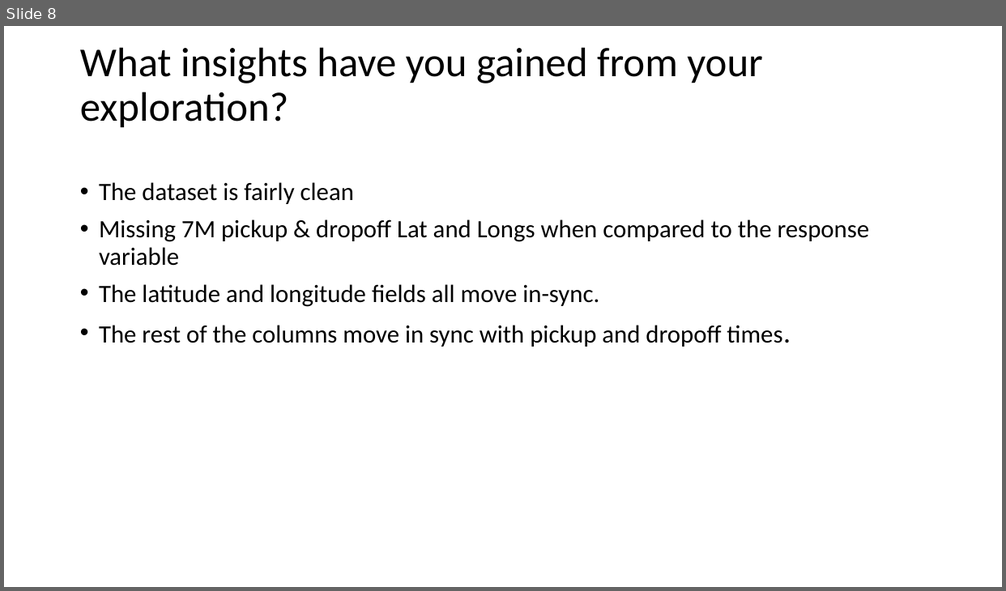
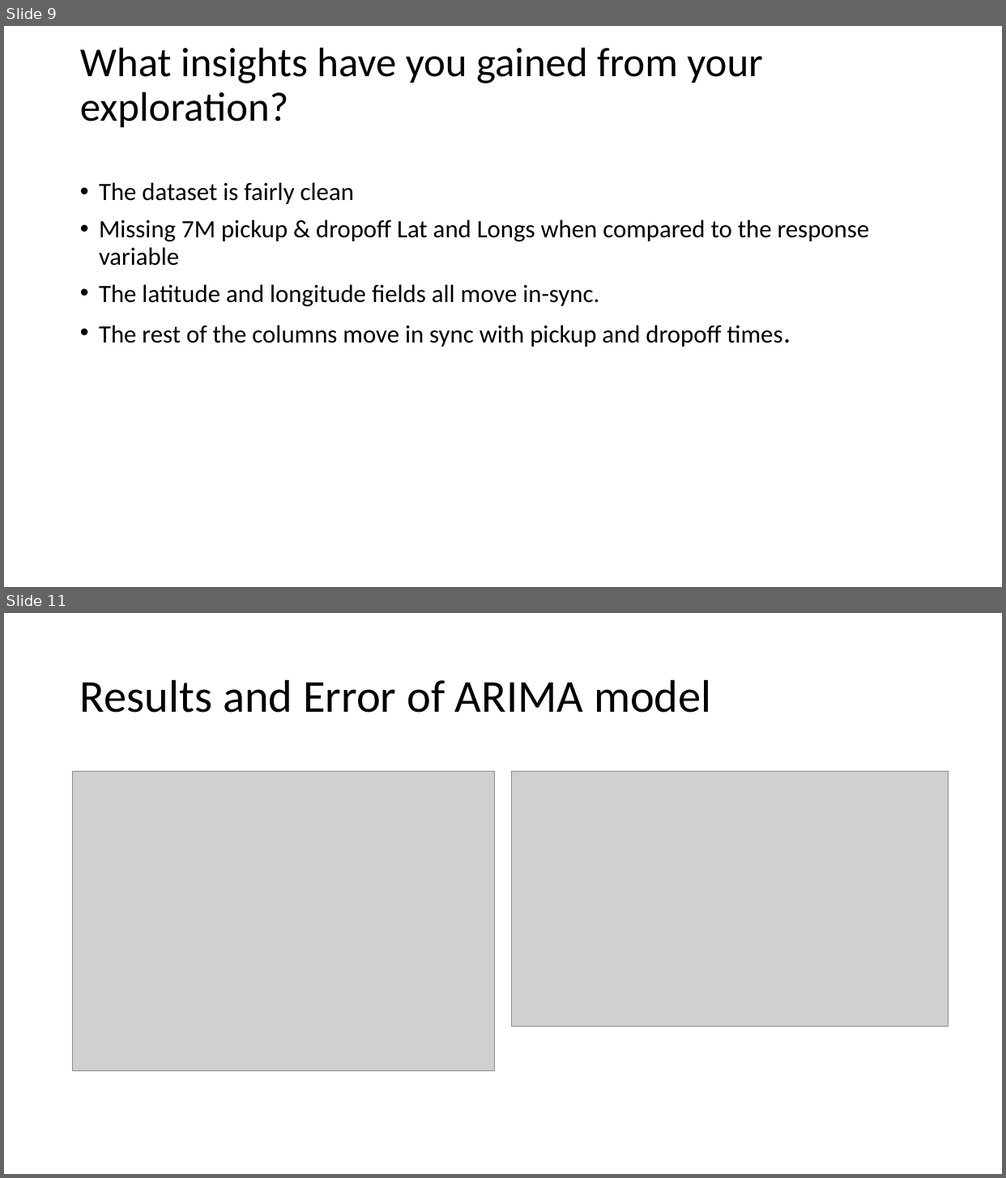
Before and after one commit to stubeef/GA-Data-Science, a slide deck: Final_Project/Presentation/final_project_presentation.pptx. Shown one above the other, each under a label of ours: slide 8 before the commit, slides 9 and 11 after it; the slides between them are not shown. The pictures are 1006x591 and 1006x1178 pixels, drawn with LibreOffice and Linux fonts; fonts in the diff are those of the drawing; grey boxes stand for pictures. Boxes give left, top, right and bottom in pixels: in the first picture for what was removed or moved away, otherwise in the second. Text is boxed around its words. In the diff, an @@ line names an element or a change of style, - is before the commit and + after.

```diff
--- a/Final_Project/Presentation/final_project_presentation.pptx
+++ b/Final_Project/Presentation/final_project_presentation.pptx
@@ slide 11 added at bbox=[4, 613, 1002, 1174], background #FFFFFF @@
@@ title added at bbox=[80, 679, 711, 713], 44 pt, text #000000 @@
+Results and Error of ARIMA model
@@ picture added at bbox=[73, 772, 495, 1071] @@
@@ picture added at bbox=[512, 772, 948, 1026] @@
@@ what was slide 8 is now slide 9 @@
```
Also in this commit, not shown: 4 slides changed, 3 other slides added, 1 slide removed, 3 other files.
